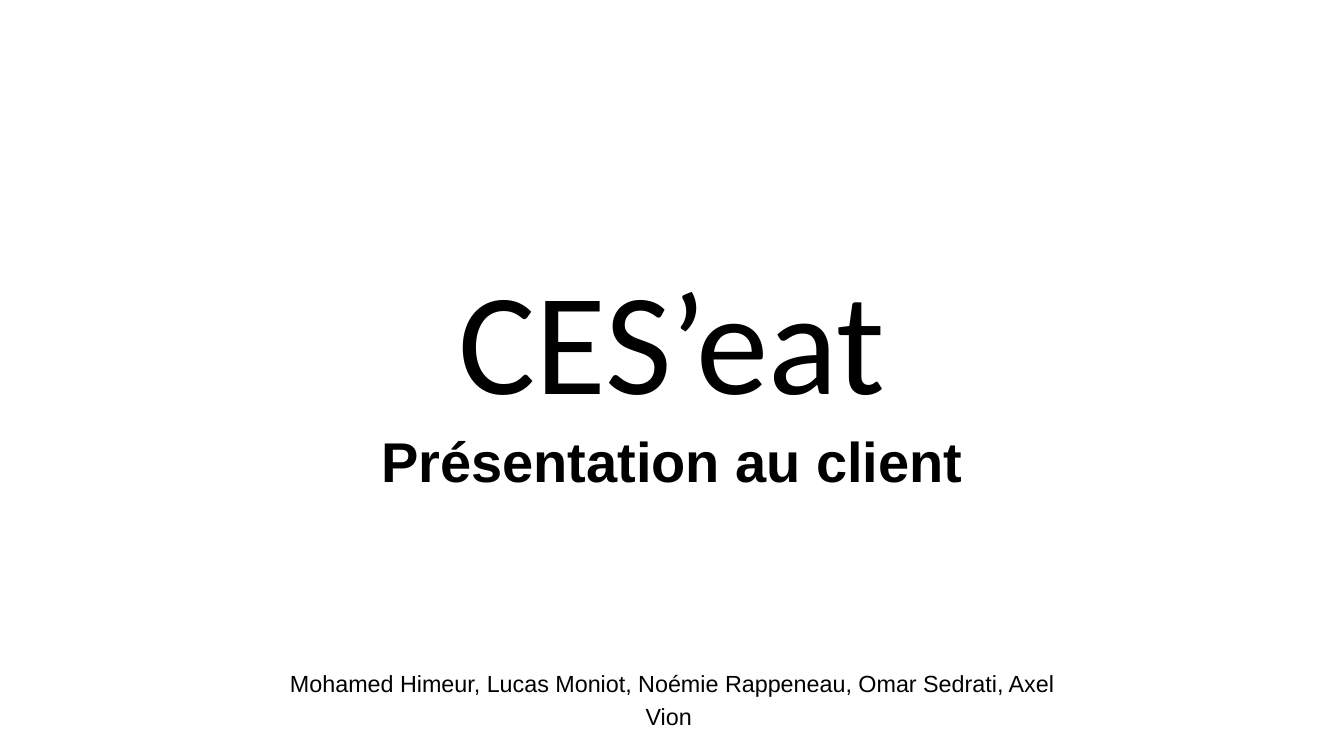
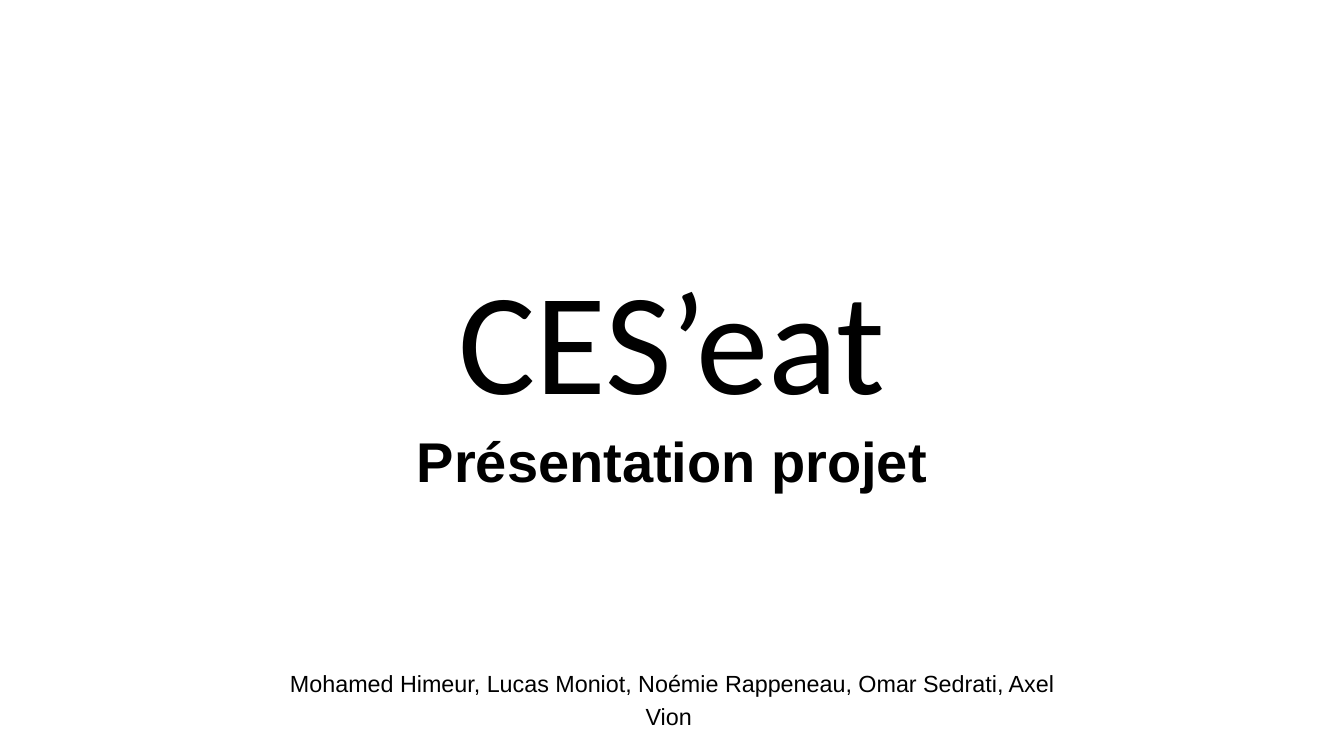
Before and after one commit to omar-sdt/CES-eat, a slide deck: slide 1 of docs/Présentation CES'eat.pptx. Drawn at 1344x756 pixels with LibreOffice and Linux fonts; fonts in the diff are those of the drawing; background and template pictures are left out. Boxes give left, top, right and bottom in pixels: in the first picture for what was removed or moved away, otherwise in the second. Text is boxed around its words. In the diff, an @@ line names an element or a change of style, - is before the commit and + after.

```diff
--- a/docs/Présentation CES'eat.pptx
+++ b/docs/Présentation CES'eat.pptx
@@ text at box(417, 441, 926, 492): text changed @@
-Présentation au client
+Présentation projet
```
Also in this commit, not shown: 3 other slides changed, 7 slides added.
